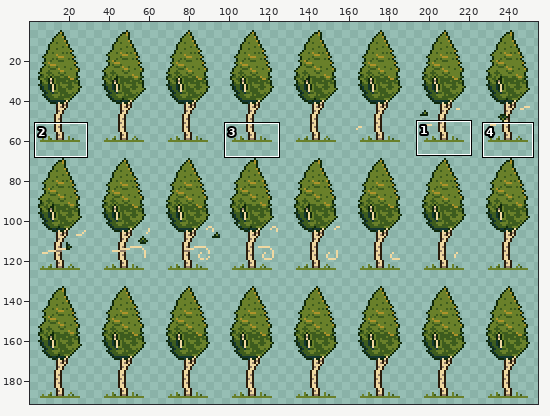
Two versions of one sprite sheet, Assets/Art/Sprites/Nature/Plants/Trees/tree_small_birch_summer.png. The picture above shows the old version from afar; the outline marks the close-up.
Close-up. Before the commit:
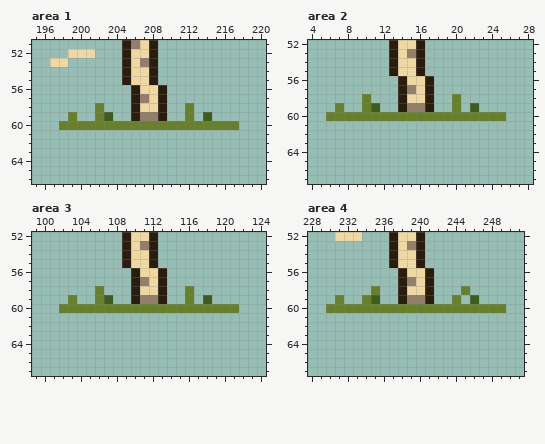
The file is 256x192 pixels. Shown: area 1: x 195..220, y 51..66; area 2: x 4..28, y 52..67; area 3: x 99..124, y 52..67; area 4: x 228..251, y 52..67. The wide view leaves out empty margins. The commit also changed other parts of the picture, which this record leaves out.
After:
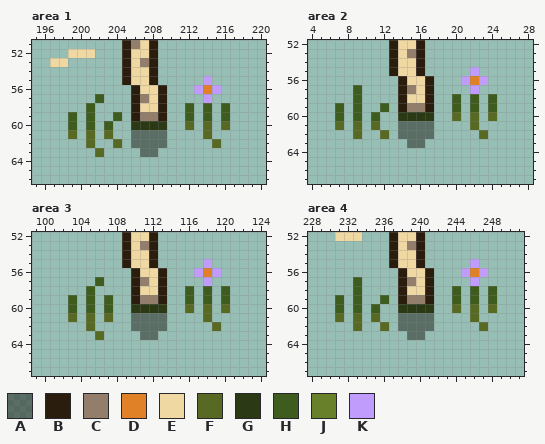
Palette (. is transparent): A #150f0a75  B #2a1d0d  C #927e6a  D #e08128  E #efd8a1  F #586924  G #2b3915  H #3d5c1e  J #69802a  K #c09dfc
Diff:
Area 1:
y 55: x 214 . -> K
y 56: x 213..215 ... -> KDK
y 57: x 202 . -> H; x 214 . -> K
y 58: x 201..202 .J -> H.; x 212 J -> H; x 214 . -> H; x 216 . -> H
y 59: x 199 J -> H; x 201..204 .JH. -> H..H; x 212 J -> H; x 216 . -> H
y 60: x 198..217 JJJJJJJJJJJJJJJJJJJJ -> .H.H.H..GGGG..F.F.F.
y 61: x 199 . -> F; x 201 . -> F; x 203 . -> F; x 206..209 .... -> AAAA; x 214 . -> F
y 62: x 201 . -> F; x 204 . -> F; x 206..209 .... -> AAAA; x 215 . -> F
y 63: x 202 . -> F; x 207..208 .. -> AA
Area 2:
y 55: x 22 . -> K
y 56: x 21..23 ... -> KDK
y 57: x 9 . -> H; x 22 . -> K
y 58: x 9..10 .J -> H.; x 20 J -> H; x 22 . -> H; x 24 . -> H
y 59: x 7 J -> H; x 9..12 .JH. -> H..H; x 20 J -> H; x 24 . -> H
y 60: x 6..25 JJJJJJJJJJJJJJJJJJJJ -> .H.H.H..GGGG..F.F.F.
y 61: x 7 . -> F; x 9 . -> F; x 11 . -> F; x 14..17 .... -> AAAA; x 22 . -> F
y 62: x 9 . -> F; x 12 . -> F; x 14..17 .... -> AAAA; x 23 . -> F
y 63: x 15..16 .. -> AA
Area 3:
y 55: x 118 . -> K
y 56: x 117..119 ... -> KDK
y 57: x 106 . -> H; x 118 . -> K
y 58: x 105..106 .J -> H.; x 116 J -> H; x 118 . -> H; x 120 . -> H
y 59: x 103 J -> H; x 105..106 .J -> H.; x 116 J -> H; x 120 . -> H
y 60: x 102..121 JJJJJJJJJJJJJJJJJJJJ -> .H.H.H..GGGG..F.F.F.
y 61: x 103 . -> F; x 105 . -> F; x 107 . -> F; x 110..113 .... -> AAAA; x 118 . -> F
y 62: x 105 . -> F; x 110..113 .... -> AAAA; x 119 . -> F
y 63: x 106 . -> F; x 111..112 .. -> AA
Area 4:
y 55: x 246 . -> K
y 56: x 245..247 ... -> KDK
y 57: x 233 . -> H; x 246 . -> K
y 58: x 233 . -> H; x 235 J -> .; x 244..246 .J. -> H.H; x 248 . -> H
y 59: x 231 J -> H; x 233..236 .JH. -> H..H; x 244 J -> H; x 248 . -> H
y 60: x 230..249 JJJJJJJJJJJJJJJJJJJJ -> .H.H.H..GGGG..F.F.F.
y 61: x 231 . -> F; x 233 . -> F; x 235 . -> F; x 238..241 .... -> AAAA; x 246 . -> F
y 62: x 233 . -> F; x 236 . -> F; x 238..241 .... -> AAAA; x 247 . -> F
y 63: x 239..240 .. -> AA
Pixel boxes of the changes (left, top, right, bottom) in both close-ups:
changed: (59, 76, 239, 157)
changed: (326, 67, 506, 148)
changed: (59, 259, 239, 340)
changed: (326, 259, 506, 340)
